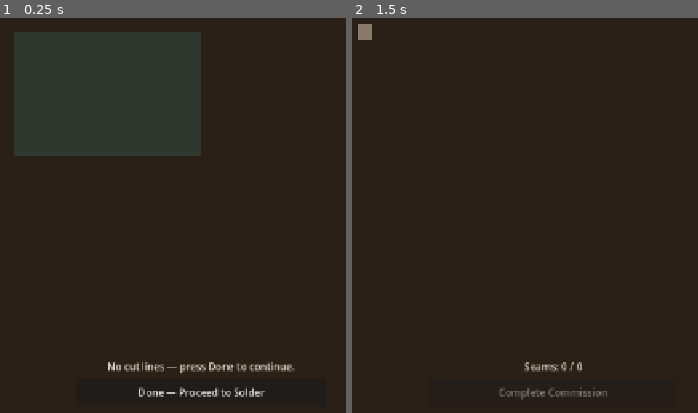
Above: before the commit, frames 1-2 (left to right).
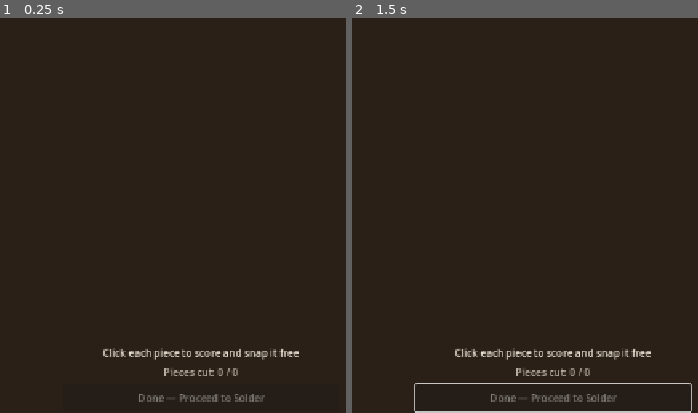
Above: after the commit, the same moments.

Repository: bigquirk/stained-glass-studio
Game: Godot game, scene res://scenes/CuttingTable.tscn
Two runs of this game, one before a commit and one after it. Both use one fixed random seed, a clock stepped at 60 frames per second and the inputs below. This scene is started directly instead of the project's main scene.
Inputs (mouse positions are in pixels of both pictures, inside the frame that each line leads up to):
- Up to frame 1 (0.25 s): no input
- Up to frame 2 (1.5 s): click (552, 393) at 0.5 s, where only the run before the commit has a clickable "Done — Proceed to Solder"; tap Enter at 1.25 s; move the mouse to (outside the picture) at 1.27 s; tap R at 1.35 s; click (outside the picture) at 1.42 s

The runs differ from the first frame. In frame 1, 2.2% of the frame differs, in the area x 29-87%, y 83-98%; in frame 2, 2.4%, in the area x 1-99%, y 1-100%.

Commit message:
Cutting table: separate glass sheet per colour
Each colour in the commission gets its own sheet on the cutting table.
Red pieces come from the red sheet, amber from the amber sheet. The
surrounding glass (waste) is visible around each nested piece.

Interaction changes from clicking abstract score lines to clicking the
piece itself — the score mark races around its perimeter, then the piece
brightens to show it's been freed. One click per piece.

PatternLayout now stores the sheet-local target position in
position_on_sheet (not the screen position) so the cutting table can
place each piece correctly on its colour sheet.

Co-Authored-By: Claude Sonnet 4.6 <noreply@anthropic.com>

Diff:
--- a/scenes/CuttingTable.tscn
+++ b/scenes/CuttingTable.tscn
@@ -16,45 +16,29 @@
 anchor_bottom = 1.0
 color = Color(0.164706, 0.125490, 0.094118, 1)
 
-[node name="SheetArea" type="Control" parent="."]
-layout_mode = 1
-anchors_preset = 8
-anchor_left = 0.5
-anchor_top = 0.5
-anchor_right = 0.5
-anchor_bottom = 0.5
-offset_left = -300.0
-offset_top = -250.0
-offset_right = 300.0
-offset_bottom = 250.0
-
-[node name="SheetDisplay" type="ColorRect" parent="SheetArea"]
-layout_mode = 0
-offset_right = 300.0
-offset_bottom = 200.0
-color = Color(0.784314, 0.909804, 0.941176, 0.85)
-
-[node name="CutLinesContainer" type="Node2D" parent="SheetArea"]
-
-[node name="CrackAnimationLayer" type="Node2D" parent="SheetArea"]
-
-[node name="RevealedPiecesLayer" type="Node2D" parent="SheetArea"]
+[node name="SheetsContainer" type="Node2D" parent="."]
 
 [node name="Controls" type="VBoxContainer" parent="."]
 layout_mode = 1
 anchor_left = 0.5
-anchor_top = 0.88
+anchor_top = 0.85
 anchor_right = 0.5
 anchor_bottom = 1.0
-offset_left = -200.0
-offset_right = 200.0
+offset_left = -220.0
+offset_right = 220.0
 theme_override_constants/separation = 8
 
 [node name="InstructionLabel" type="Label" parent="Controls"]
 layout_mode = 2
-text = "Click a white line to crack it"
+text = "Click each piece to score and snap it free"
 horizontal_alignment = 1
 theme_override_colors/font_color = Color(0.941176, 0.909804, 0.847059, 1)
+
+[node name="ProgressLabel" type="Label" parent="Controls"]
+layout_mode = 2
+text = "Pieces cut: 0 / 0"
+horizontal_alignment = 1
+theme_override_colors/font_color = Color(0.752941, 0.721569, 0.658824, 1)
 
 [node name="DoneButton" type="Button" parent="Controls"]
 layout_mode = 2
--- a/scripts/cutting_table.gd
+++ b/scripts/cutting_table.gd
@@ -1,4 +1,8 @@
 extends Control
+
+# Each colour in the commission gets its own glass sheet on the cutting table.
+# Pieces of that colour are nested on it; the surrounding glass is waste.
+# Click a piece to score around its perimeter and snap it free.
 
 const COLOUR_MAP = {
 	"red":   Color("#D4534A"),
@@ -7,155 +11,213 @@
 	"clear": Color("#C8E8F0")
 }
 
-var _crack_nodes: Array = []
-var _cracked_count: int = 0
-var _total_lines: int = 0
-var _content_offset: Vector2 = Vector2.ZERO  # global position of SheetArea top-left
-
-@onready var sheet_area         = $SheetArea
-@onready var sheet_display      = $SheetArea/SheetDisplay
-@onready var cut_lines_container = $SheetArea/CutLinesContainer
-@onready var crack_anim_layer   = $SheetArea/CrackAnimationLayer
-@onready var revealed_layer     = $SheetArea/RevealedPiecesLayer
-@onready var done_button        = $Controls/DoneButton
-@onready var instruction_label  = $Controls/InstructionLabel
+const SHEET_W    := 300.0
+const SHEET_H    := 200.0
+const SHEET_GAP  := 60.0
+
+var _piece_infos: Array = []   # {piece, poly_node, sheet_origin, cracked}
+var _cut_count: int = 0
+var _total_pieces: int = 0
+var _cracking: bool = false
+
+@onready var sheets_container = $SheetsContainer
+@onready var done_button      = $Controls/DoneButton
+@onready var instruction_label = $Controls/InstructionLabel
+@onready var progress_label   = $Controls/ProgressLabel
 
 func _ready():
 	done_button.disabled = true
 	done_button.pressed.connect(_on_done)
 
-	# The sheet display is just the cutting mat background now — neutral dark green.
-	sheet_display.color = Color(0.18, 0.22, 0.18, 1.0)
-
 	await get_tree().process_frame
-	_content_offset = sheet_display.global_position
-	_draw_pieces()
-	_load_cut_lines()
-
-# Draw the actual glass pieces at full opacity — these ARE the thing being cut.
-func _draw_pieces():
+	_build_sheets()
+
+func _build_sheets():
+	# Group pieces by colour.
+	var by_colour: Dictionary = {}
 	for piece in GameState.current_cut_pieces:
-		var poly = Polygon2D.new()
-		var world_pts = PackedVector2Array()
+		var c = piece.assigned_colour
+		if not by_colour.has(c):
+			by_colour[c] = []
+		by_colour[c].append(piece)
+
+	var colours = by_colour.keys()
+	var count   = colours.size()
+	_total_pieces = GameState.current_cut_pieces.size()
+
+	# Centre all sheets horizontally; leave room for controls at the bottom.
+	var total_w = count * SHEET_W + (count - 1) * SHEET_GAP
+	var start_x = (get_viewport_rect().size.x - total_w) / 2.0
+	var sheet_y = (get_viewport_rect().size.y - SHEET_H) / 2.0 - 40.0
+
+	for i in range(count):
+		var colour    = colours[i]
+		var pieces    = by_colour[colour]
+		var origin    = Vector2(start_x + i * (SHEET_W + SHEET_GAP), sheet_y)
+		_create_sheet(colour, pieces, origin)
+
+	_update_progress()
+
+func _create_sheet(colour: String, pieces: Array, origin: Vector2):
+	var glass_col = COLOUR_MAP.get(colour, Color.WHITE)
+
+	# --- Sheet background (the whole pane of glass) ---
+	var sheet_bg = Polygon2D.new()
+	sheet_bg.polygon = PackedVector2Array([
+		Vector2(0, 0), Vector2(SHEET_W, 0),
+		Vector2(SHEET_W, SHEET_H), Vector2(0, SHEET_H)
+	])
+	sheet_bg.position = origin
+	var bg_col = glass_col
+	bg_col.a = 0.55      # slightly transparent so it reads as glass
+	sheet_bg.color = bg_col
+	sheets_container.add_child(sheet_bg)
+
+	# Sheet border
+	var border = Line2D.new()
+	for pt in [Vector2(0,0), Vector2(SHEET_W,0), Vector2(SHEET_W,SHEET_H), Vector2(0,SHEET_H), Vector2(0,0)]:
+		border.add_point(origin + pt)
+	border.width = 2.0
+	border.default_color = Color(1, 1, 1, 0.4)
+	sheets_container.add_child(border)
+
+	# Colour label above the sheet
+	var label = Label.new()
+	label.text = colour.capitalize() + " sheet"
+	label.add_theme_color_override("font_color", Color("#C0B8A8"))
+	label.position = origin + Vector2(0, -28)
+	label.size = Vector2(SHEET_W, 24)
+	label.horizontal_alignment = HORIZONTAL_ALIGNMENT_CENTER
+	sheets_container.add_child(label)
+
+	# --- Pieces nested on the sheet ---
+	for piece in pieces:
+		# position_on_sheet is the piece centre in sheet-local coords (0–300, 0–200).
+		var piece_origin = origin + piece.position_on_sheet
+
+		var poly_node = Polygon2D.new()
+		poly_node.polygon = piece.polygon_points
+		poly_node.position = piece_origin
+		poly_node.color = glass_col   # same glass colour, full opacity
+		sheets_container.add_child(poly_node)
+
+		# Dark border so each piece reads as a distinct shape to cut.
+		var piece_border = Line2D.new()
+		var bpts = []
 		for pt in piece.polygon_points:
-			world_pts.append(pt + _content_offset + Vector2(150, 100))
-		poly.polygon = world_pts
-		poly.color = COLOUR_MAP.get(piece.assigned_colour, Color.WHITE)
-		revealed_layer.add_child(poly)
-
-		# Thin dark border between pieces so edges read clearly.
-		var border = Line2D.new()
-		var bpts = piece.polygon_points.duplicate()
+			bpts.append(piece_origin + pt)
 		bpts.append(bpts[0])
-		for pt in bpts:
-			border.add_point(pt + _content_offset + Vector2(150, 100))
-		border.width = 1.5
-		border.default_color = Color(0, 0, 0, 0.5)
-		revealed_layer.add_child(border)
-
-func _load_cut_lines():
-	if not GameState.has_meta("cut_lines"):
-		instruction_label.text = "No cut lines — press Done to continue."
-		done_button.disabled = false
+		piece_border.points = PackedVector2Array(bpts)
+		piece_border.width = 2.0
+		piece_border.default_color = Color(0.1, 0.08, 0.06, 0.9)
+		sheets_container.add_child(piece_border)
+
+		_piece_infos.append({
+			"piece":        piece,
+			"poly_node":    poly_node,
+			"border":       piece_border,
+			"sheet_origin": origin,
+			"cracked":      false
+		})
+
+func _input(event):
+	if _cracking:
 		return
-
-	var cut_lines = GameState.get_meta("cut_lines")
-	_total_lines = cut_lines.size()
-	for line_data in cut_lines:
-		var start = line_data[0] + _content_offset + Vector2(150, 100)
-		var end   = line_data[1] + _content_offset + Vector2(150, 100)
-		_spawn_cut_line(start, end)
-
-func _spawn_cut_line(start: Vector2, end: Vector2):
-	# Score line drawn on top of the glass pieces.
-	var line = Line2D.new()
-	line.add_point(start)
-	line.add_point(end)
-	line.width = 2.5
-	line.default_color = Color(1, 1, 1, 0.9)
-	cut_lines_container.add_child(line)
-
-	_crack_nodes.append({"start": start, "end": end, "cracked": false, "line_visual": line})
-
-func _input(event):
 	if event is InputEventMouseButton and event.button_index == MOUSE_BUTTON_LEFT and event.pressed:
-		for entry in _crack_nodes:
-			if entry["cracked"]:
+		for info in _piece_infos:
+			if info["cracked"]:
 				continue
-			if _near_segment(event.position, entry["start"], entry["end"], 14.0):
-				_do_crack(entry)
+			if _click_hits_piece(event.position, info):
+				_score_piece(info)
 				get_viewport().set_input_as_handled()
 				return
 
-func _near_segment(pt: Vector2, a: Vector2, b: Vector2, threshold: float) -> bool:
-	var ab = b - a
-	var len_sq = ab.length_squared()
-	if len_sq < 0.001:
-		return pt.distance_to(a) < threshold
-	var t = clamp((pt - a).dot(ab) / len_sq, 0.0, 1.0)
-	return pt.distance_to(a + t * ab) < threshold
-
-func _do_crack(entry: Dictionary):
-	entry["cracked"] = true
-	entry["line_visual"].hide()
-
-	var start: Vector2 = entry["start"]
-	var end:   Vector2 = entry["end"]
-
-	# The crack races across the glass surface.
+func _click_hits_piece(click: Vector2, info: Dictionary) -> bool:
+	var piece: PatternPiece = info["piece"]
+	var piece_origin: Vector2 = info["sheet_origin"] + piece.position_on_sheet
+	var world_poly = PackedVector2Array()
+	for pt in piece.polygon_points:
+		world_poly.append(piece_origin + pt)
+	return Geometry2D.is_point_in_polygon(click, world_poly)
+
+# Score around the perimeter of the piece, then snap it free.
+func _score_piece(info: Dictionary):
+	_cracking = true
+	var piece: PatternPiece = info["piece"]
+	var piece_origin: Vector2 = info["sheet_origin"] + piece.position_on_sheet
+
+	# Build world-space polygon for animation.
+	var world_pts: Array = []
+	for pt in piece.polygon_points:
+		world_pts.append(piece_origin + pt)
+	world_pts.append(world_pts[0])   # close the loop
+
 	var crack = Line2D.new()
-	crack.width = 3.0
-	crack.default_color = Color(1, 1, 1, 1)
+	crack.width = 2.5
+	crack.default_color = Color(1, 1, 1, 0.95)
 	crack.begin_cap_mode = Line2D.LINE_CAP_ROUND
 	crack.end_cap_mode   = Line2D.LINE_CAP_ROUND
-	crack_anim_layer.add_child(crack)
-
+	sheets_container.add_child(crack)
+
+	# Animate the score line growing around the perimeter.
 	var tween = create_tween()
-	var steps = 20
-	for i in range(1, steps + 1):
-		var t = float(i) / float(steps)
-		tween.tween_callback(_grow_crack.bind(crack, start, end, t))
-		tween.tween_interval(0.45 / steps)
-	tween.tween_callback(_crack_done.bind(entry, crack))
-
-func _grow_crack(crack: Line2D, start: Vector2, end: Vector2, t: float):
-	crack.clear_points()
-	crack.add_point(start)
-	crack.add_point(start.lerp(end, t))
-	crack.width = lerp(3.0, 1.5, t)
-	var grey = lerp(1.0, 0.6, t)
-	crack.default_color = Color(grey, grey, grey, 1.0)
-
-func _crack_done(entry: Dictionary, crack: Line2D):
-	_cracked_count += 1
-	# Leave a permanent dark crack line on the glass.
-	crack.default_color = Color(0.15, 0.12, 0.10, 0.9)
+	var n = world_pts.size()
+	var duration = 0.5
+	for i in range(n):
+		tween.tween_callback(crack.add_point.bind(world_pts[i]))
+		tween.tween_interval(duration / n)
+	tween.tween_callback(_finish_cut.bind(info, crack))
+
+func _finish_cut(info: Dictionary, crack: Line2D):
+	info["cracked"] = true
+	_cut_count += 1
+	_cracking = false
+
+	# Leave the crack as a permanent dark score mark.
+	crack.default_color = Color(0.15, 0.12, 0.10, 0.85)
 	crack.width = 1.5
+
+	# Brighten the piece to show it's been freed from the sheet.
+	var poly: Polygon2D = info["poly_node"]
+	poly.color.a = 1.0
+	var col = poly.color
+	col = col.lightened(0.12)
+	poly.color = col
+
 	_do_screen_shake()
-	_spawn_particles(entry["start"], entry["end"])
-	if _cracked_count >= _total_lines:
+	_spawn_chips(info)
+	_update_progress()
+
+	if _cut_count >= _total_pieces:
 		done_button.disabled = false
-		instruction_label.text = "All cuts done — proceed to solder."
-
-func _spawn_particles(start: Vector2, end: Vector2):
-	for i in range(8):
-		var p = Polygon2D.new()
-		p.color = Color(0.9, 0.95, 1.0, 0.85)
-		p.polygon = PackedVector2Array([Vector2(-2,-2),Vector2(2,-2),Vector2(2,2),Vector2(-2,2)])
-		p.position = start.lerp(end, randf()) + Vector2(randf_range(-5,5), randf_range(-5,5))
-		crack_anim_layer.add_child(p)
+		instruction_label.text = "All pieces cut — proceed to solder."
+
+func _spawn_chips(info: Dictionary):
+	var piece: PatternPiece = info["piece"]
+	var piece_origin = info["sheet_origin"] + piece.position_on_sheet
+	for i in range(6):
+		var pt_idx = i % piece.polygon_points.size()
+		var spawn = piece_origin + piece.polygon_points[pt_idx]
+		var chip = Polygon2D.new()
+		chip.polygon = PackedVector2Array([Vector2(-2,-2),Vector2(2,-2),Vector2(2,2),Vector2(-2,2)])
+		chip.color = Color(0.9, 0.95, 1.0, 0.85)
+		chip.position = spawn + Vector2(randf_range(-4,4), randf_range(-4,4))
+		sheets_container.add_child(chip)
 		var tw = create_tween()
-		tw.tween_property(p, "position", p.position + Vector2(randf_range(-20,20), randf_range(-20,20)), 0.4)
-		tw.parallel().tween_property(p, "modulate:a", 0.0, 0.4)
-		tw.tween_callback(p.queue_free)
+		tw.tween_property(chip, "position", chip.position + Vector2(randf_range(-18,18), randf_range(-18,18)), 0.35)
+		tw.parallel().tween_property(chip, "modulate:a", 0.0, 0.35)
+		tw.tween_callback(chip.queue_free)
 
 func _do_screen_shake():
 	var tween = create_tween()
 	var vp = get_viewport()
-	for i in range(5):
+	for i in range(4):
 		tween.tween_property(vp, "canvas_transform",
-			Transform2D(0.0, Vector2(randf_range(-2,2), randf_range(-2,2))), 0.03)
-	tween.tween_property(vp, "canvas_transform", Transform2D.IDENTITY, 0.03)
+			Transform2D(0.0, Vector2(randf_range(-2,2), randf_range(-2,2))), 0.025)
+	tween.tween_property(vp, "canvas_transform", Transform2D.IDENTITY, 0.025)
+
+func _update_progress():
+	progress_label.text = "Pieces cut: %d / %d" % [_cut_count, _total_pieces]
 
 func _on_done():
 	get_tree().change_scene_to_file("res://scenes/SolderStation.tscn")
--- a/scripts/pattern_layout.gd
+++ b/scripts/pattern_layout.gd
@@ -192,6 +192,7 @@
 		node.set_meta("poly",          piece_data["poly"])
 		node.set_meta("colour_name",   colour_name)
 		node.set_meta("snapped",       false)
+		node.set_meta("target_local",  piece_data["target"])   # sheet-local (0–300, 0–200)
 		node.set_meta("target_screen", _sheet_origin + piece_data["target"])
 
 		var poly = Polygon2D.new()
@@ -318,7 +319,7 @@
 		pp.piece_id       = piece.get_meta("piece_id")
 		pp.polygon_points = PackedVector2Array(piece.get_meta("poly"))
 		pp.assigned_colour = piece.get_meta("colour_name")
-		pp.position_on_sheet = piece.position
+		pp.position_on_sheet = piece.get_meta("target_local", Vector2.ZERO)
 		pp.rotation_degrees  = piece.rotation_degrees
 		GameState.current_cut_pieces.append(pp)
 	GameState.set_meta("cut_lines", pattern_data["cut_lines"])
